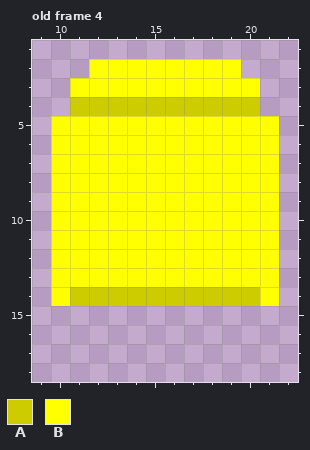
Edited in one commit: pixel-art file (apps/game/assets/characters/hair/hair-long.aseprite). The first picture shows the starting point.
32x32 pixels, 20 frames. Shown: old frame 4: x 9..22, y 1..18. The commit also changed other frames, which this record leaves out.
Palette (. is transparent): A #cccc00  B #ffff00
Pixels before, old frame 4, first column x 10:
 2 ..BBBBBBBB..
 3 .BBBBBBBBBB.
 4 .AAAAAAAAAA.
 5 BBBBBBBBBBBB
 6 BBBBBBBBBBBB
 7 BBBBBBBBBBBB
 8 BBBBBBBBBBBB
 9 BBBBBBBBBBBB
10 BBBBBBBBBBBB
11 BBBBBBBBBBBB
12 BBBBBBBBBBBB
13 BBBBBBBBBBBB
14 BAAAAAAAAAAB
The result:
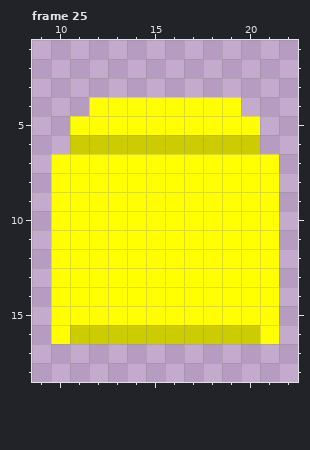
A new or re-ordered frame is compared with the old frame closest to it.
The edit:
frames 20 -> 36
Frame 25 is new; against old frame 4:
The author put colour A in row 16 at x 11 to 20.
Colour B becomes colour A in row 6 at x 11 to 20.
The author put colour B in row 15 at x 10 to 21; in row 16 at x 10 and 21.
Colour A becomes colour B in row 4 at x 12 to 19; in row 14 at x 11 to 20.
Colour A is gone in row 4 at x 11 and 20.
Colour B is gone in row 2 at x 12 to 19; in row 3 at x 11 to 20; in rows 5 to 6 at x 10 and 21.
Changed places in both pictures, as pixel boxes (x1, y1, x2, y2):
changed: (51, 59, 279, 154)
changed: (51, 287, 279, 344)
